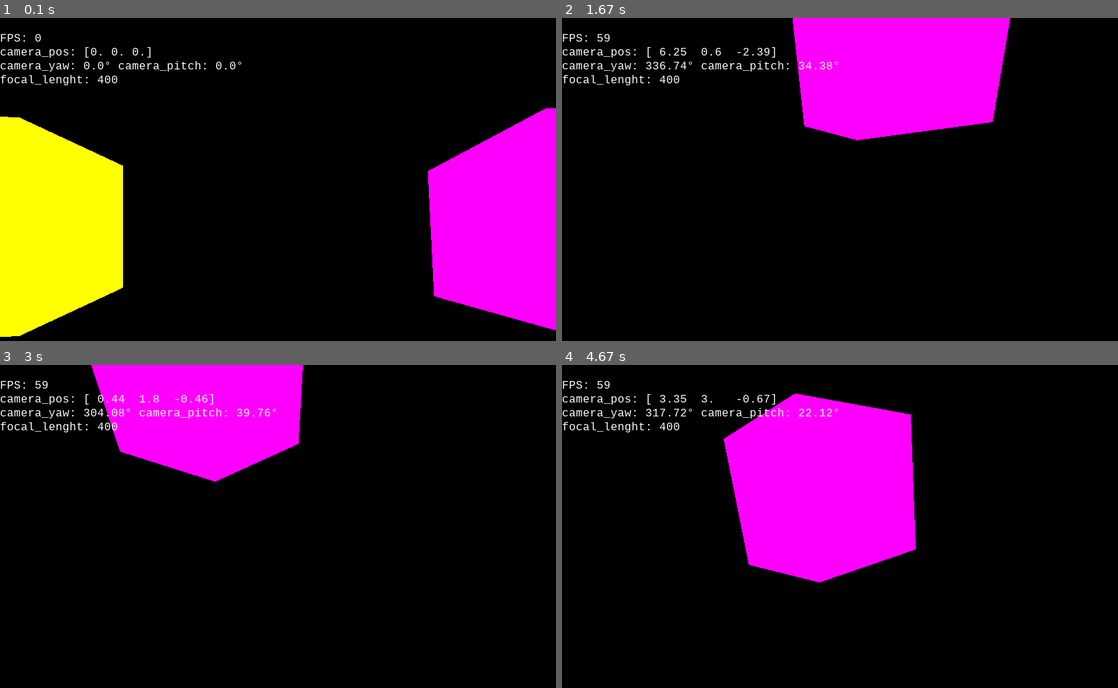
Above: before the commit, frames 1-4 (two rows, left to right).
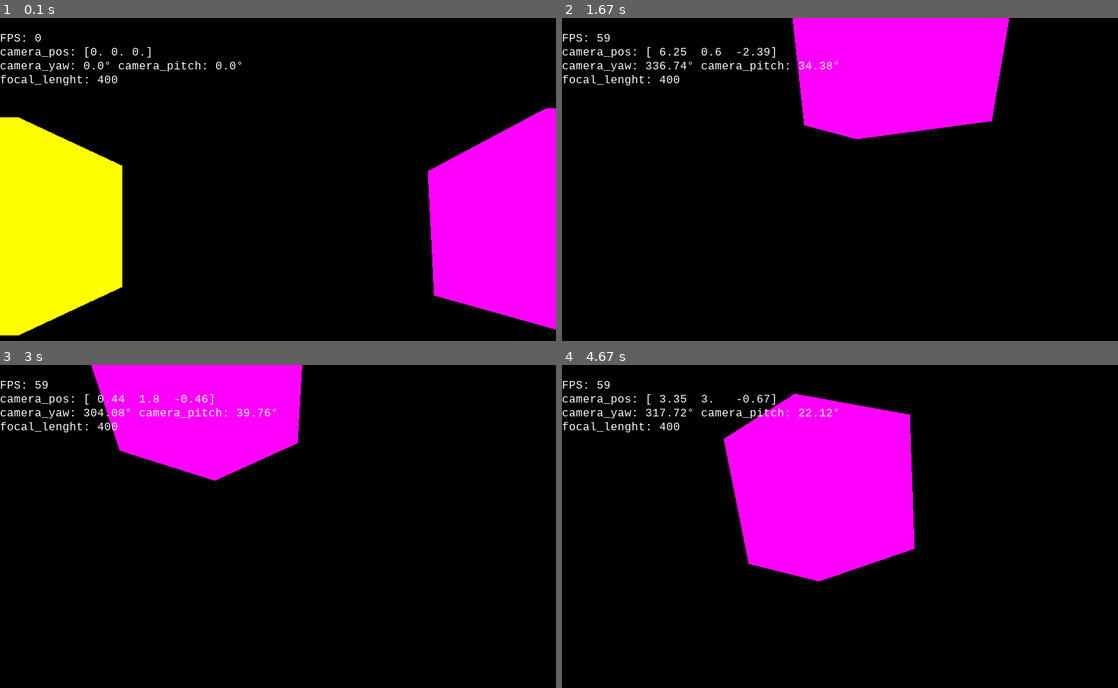
Above: after the commit, the same moments.

Repository: DoubleCitizen/pygame_3d_engine
Game: pygame game, started from main.py
Same seed, same stepped clock (60 frames per second), same inputs: the game is played once before the commit and once after it.
Inputs (mouse positions are in pixels of both pictures, inside the frame that each line leads up to):
- Up to frame 1 (0.1 s): no input
- Up to frame 2 (1.67 s): hold D 0.33-0.8 s; move the mouse to (817, 244) at 0.37 s; hold W 0.83-1.13 s; move the mouse to (1017, 215) at 0.87 s; tap Space at 0.9, 1.23, 1.53 s; tap Shift at 0.98 s; hold D 1.17-1.63 s; move the mouse to (706, 231) at 1.2 s
- Up to frame 3 (3 s): hold A 1.67-2.2 s; move the mouse to (105, 510) at 1.7 s; tap Space at 1.73, 2.03, 2.3, 2.63, 2.93 s; hold S 2.23-2.53 s; move the mouse to (361, 429) at 2.27 s; tap Shift at 2.38 s; hold A 2.57-2.97 s; move the mouse to (344, 610) at 2.6 s
- Up to frame 4 (4.67 s): hold W 3-3.37 s; move the mouse to (851, 432) at 3.03 s; tap Space at 3.07, 3.47, 3.77, 4.13, 4.53 s; hold D 3.4-4.03 s; move the mouse to (639, 562) at 3.43 s; tap Shift at 3.55 s; hold S 4.07-4.43 s; move the mouse to (845, 616) at 4.1 s; hold A from 4.47 s (still down); move the mouse to (823, 503) at 4.5 s

The runs differ from the first frame. In frame 1, 0.2% of the frame differs, in the area x 0-100%, y 30-99%; in frame 2, 0.2%; in frame 3, 0.1%; in frame 4, 0.2%.

Commit message:
Add get_facets_normals method to BaseObjects3D and update Renderer3D to utilize normals for face rendering

Diff:
--- a/objects/base_objects.py
+++ b/objects/base_objects.py
@@ -21,6 +21,15 @@
 
     def get_color(self) -> np.ndarray:
         return self._color
+
+    def get_facets_normals(self) -> list[np.ndarray]:
+        normals: list = []
+        for face in self._faces:
+            AB = self.get_pos3d()[face[0]] - self.get_pos3d()[face[1]]
+            BC = self.get_pos3d()[face[0]] - self.get_pos3d()[face[1]]
+            N = np.cross(AB, BC)
+            normals.append(N)
+        return normals
 
     def get_pos3d(self) -> tuple[np.ndarray]:
         if not self._is_created:
--- a/pygame_ext/renderer_3d.py
+++ b/pygame_ext/renderer_3d.py
@@ -1,4 +1,6 @@
 import pygame
+import numpy as np
+import my_math
 from objects.base_objects import BaseObjects3D
 from objects.cube import Cube
 from camera import project_3d_to_2d_linear
@@ -9,12 +11,30 @@
 
     def draw_object(self, obj: BaseObjects3D, screen, focal_lenght, camera_pos, angle_yaw, angle_pitch):
         points2d_coords = []
-        for point3d_coords in obj.get_pos3d():
-            points2d_coords.append(project_3d_to_2d_linear(point3d_coords, focal_lenght, self._screen_width, self._screen_height, camera_pos, angle_yaw, angle_pitch)[0])
+        point3d_coords = obj.get_pos3d()
+        for point3d_coord in point3d_coords:
+            points2d_coords.append(project_3d_to_2d_linear(point3d_coord, focal_lenght, self._screen_width, self._screen_height, camera_pos, angle_yaw, angle_pitch)[0])
 
-        for edge in obj.get_edges():
-            if points2d_coords[edge[0]] is not None and points2d_coords[edge[1]] is not None:
-                pygame.draw.line(screen, obj.get_color(), points2d_coords[edge[0]], points2d_coords[edge[1]], 2)
-        for face in obj.get_faces():
-            if points2d_coords[face[0]] is not None and points2d_coords[face[1]] is not None and points2d_coords[face[2]] is not None and points2d_coords[face[3]] is not None:
-                pygame.draw.polygon(screen, obj.get_color(), [points2d_coords[face[0]], points2d_coords[face[1]], points2d_coords[face[2]], points2d_coords[face[3]]])
+        faces = obj.get_faces()
+        edges = obj.get_edges()
+        normals = obj.get_facets_normals()
+        # for edge, normal in zip(edges, normals):
+        #     N = normal
+        #     A = point3d_coords[edge[0]]
+        #     V = A - camera_pos
+        #     D = V @ N
+
+        for face, edge, normal in zip(faces, edges, normals):
+            N = normal
+            A = point3d_coords[edge[0]]
+            V = A - camera_pos
+            D = V @ N
+            if my_math.rad2grad(D) < 90:
+                if points2d_coords[face[0]] is not None and points2d_coords[face[1]] is not None and points2d_coords[face[2]] is not None and points2d_coords[face[3]] is not None:
+                    pygame.draw.polygon(screen, obj.get_color(), [points2d_coords[face[0]], points2d_coords[face[1]], points2d_coords[face[2]], points2d_coords[face[3]]])
+            else:
+                print("I not to draw plane!")
+        if not faces:
+            for edge in edges:
+                if points2d_coords[edge[0]] is not None and points2d_coords[edge[1]] is not None:
+                    pygame.draw.line(screen, obj.get_color(), points2d_coords[edge[0]], points2d_coords[edge[1]], 2)
